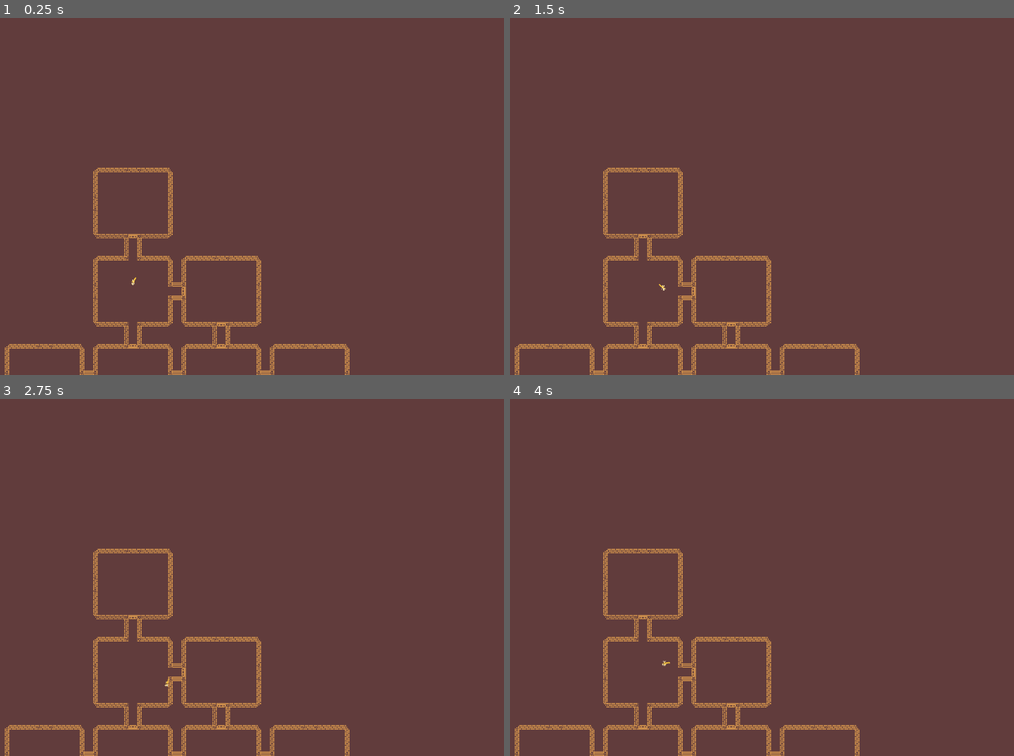
Above: before the commit, frames 1-4 (two rows, left to right).
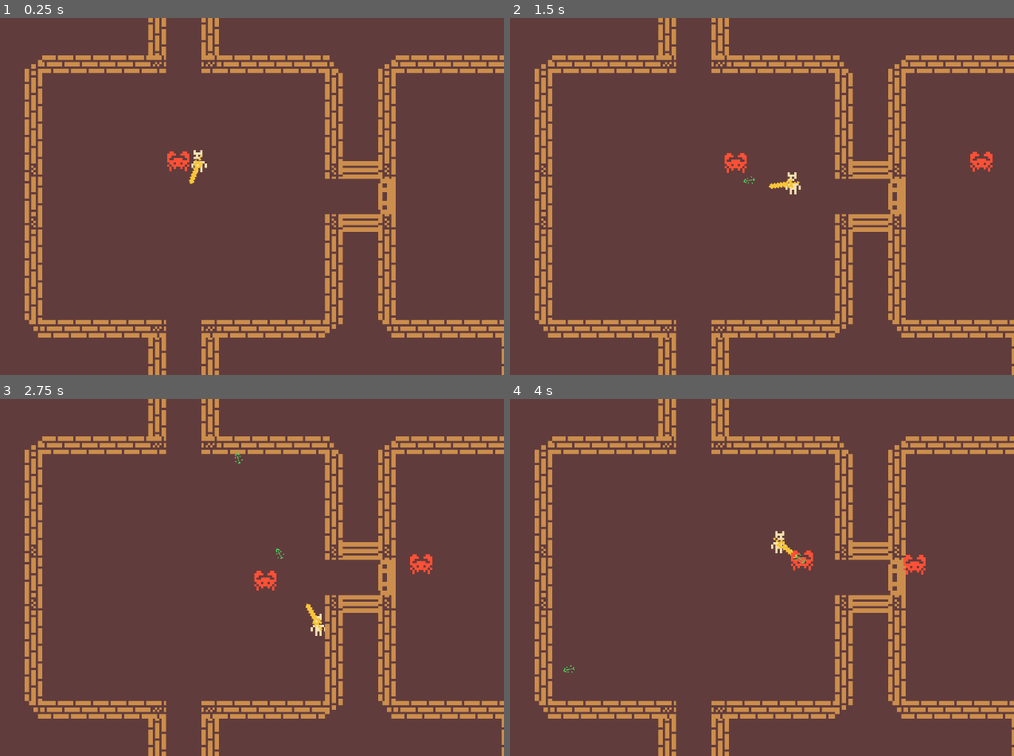
Above: after the commit, the same moments.

Repository: tojaku-classroom/godot-platforma-4
Game: Godot game, scene res://Scenes/Levels/level_1.tscn
Same seed, same stepped clock (60 frames per second), same inputs: the game is played once before the commit and once after it.
Inputs (mouse positions are in pixels of both pictures, inside the frame that each line leads up to):
- Up to frame 1 (0.25 s): no input
- Up to frame 2 (1.5 s): move the mouse to (837, 178) at 0.52 s; press the mouse at (837, 178) at 0.53 s; hold D (move_right) 0.53-1.28 s; move the mouse to (570, 214) at 1.27 s; release the mouse at (570, 214) at 1.28 s; hold S (move_down) from 1.28 s (still down); click (570, 214) at 1.35 s
- Up to frame 3 (2.75 s): move the mouse to (252, 498) at 2.02 s; release S (move_down) at 2.03 s; press the mouse at (252, 498) at 2.03 s; hold D (move_right) from 2.03 s (still down)
- Up to frame 4 (4 s): move the mouse to (666, 648) at 2.77 s; release D (move_right) at 2.78 s; release the mouse at (666, 648) at 2.78 s; hold W (move_up) 2.78-3.53 s; click (666, 648) at 2.85 s; move the mouse to (888, 631) at 3.52 s; press the mouse at (888, 631) at 3.53 s; hold A (move_left) from 3.53 s (still down)

The runs differ from the first frame. In frame 1, 15% of the frame differs, in the area x 0-100%, y 0-100%; in frame 2, 15%; in frame 3, 15%; in frame 4, 15%.

Commit message:
Enemy

Diff:
--- /dev/null
+++ b/roguelike/Scenes/Enemies/enemy.tscn
@@ -0,0 +1,19 @@
+[gd_scene load_steps=4 format=3 uid="uid://dfix0rs1o6ep8"]
+
+[ext_resource type="Script" uid="uid://dnon7afc7ye34" path="res://Scripts/enemy.gd" id="1_jcvw6"]
+[ext_resource type="Texture2D" uid="uid://dj67j1veyogdi" path="res://Sprites/Creatures.png" id="2_x1rqp"]
+
+[sub_resource type="RectangleShape2D" id="RectangleShape2D_cyadu"]
+size = Vector2(8, 6)
+
+[node name="Enemy" type="CharacterBody2D"]
+script = ExtResource("1_jcvw6")
+
+[node name="Sprite" type="Sprite2D" parent="."]
+texture = ExtResource("2_x1rqp")
+region_enabled = true
+region_rect = Rect2(20, 41, 10, 9)
+
+[node name="CollisionShape2D" type="CollisionShape2D" parent="."]
+position = Vector2(0, 1)
+shape = SubResource("RectangleShape2D_cyadu")
--- a/roguelike/Scenes/Levels/level_1.tscn
+++ b/roguelike/Scenes/Levels/level_1.tscn
@@ -1,7 +1,8 @@
-[gd_scene load_steps=3 format=3 uid="uid://blj4mhqv4nfl8"]
+[gd_scene load_steps=4 format=3 uid="uid://blj4mhqv4nfl8"]
 
 [ext_resource type="Script" uid="uid://nhcx1x18ritt" path="res://Scripts/room_generation.gd" id="1_4dpyx"]
 [ext_resource type="PackedScene" uid="uid://dp6xoa7mhhu5k" path="res://Scenes/player.tscn" id="1_tlcug"]
+[ext_resource type="Script" uid="uid://crabx1ub6c0s8" path="res://Scripts/camera_controller.gd" id="3_3mqfk"]
 
 [node name="Main" type="Node2D"]
 
@@ -14,3 +15,5 @@
 [node name="Camera2D" type="Camera2D" parent="."]
 position = Vector2(575, 308)
 offset = Vector2(1, 16)
+zoom = Vector2(4, 4)
+script = ExtResource("3_3mqfk")
--- /dev/null
+++ b/roguelike/Scenes/Projectiles/projectile.tscn
@@ -0,0 +1,31 @@
+[gd_scene load_steps=4 format=3 uid="uid://c6mersssgeev1"]
+
+[ext_resource type="Script" uid="uid://dfbfxsqswr6en" path="res://Scripts/projectile.gd" id="1_aihi3"]
+[ext_resource type="Texture2D" uid="uid://dq3boaqnrlhny" path="res://Sprites/Weapons.png" id="2_c3q3r"]
+
+[sub_resource type="CircleShape2D" id="CircleShape2D_iixi8"]
+radius = 2.0
+
+[node name="Projectile" type="Area2D"]
+script = ExtResource("1_aihi3")
+
+[node name="CollisionShape2D" type="CollisionShape2D" parent="."]
+position = Vector2(0, -1)
+rotation = -0.7853982
+scale = Vector2(0.49999997, 0.49999997)
+shape = SubResource("CircleShape2D_iixi8")
+
+[node name="Sprite" type="Sprite2D" parent="."]
+rotation = -0.7853982
+scale = Vector2(0.5, 0.5)
+texture = ExtResource("2_c3q3r")
+region_enabled = true
+region_rect = Rect2(111, 31, 8, 8)
+
+[node name="Timer" type="Timer" parent="."]
+wait_time = 3.0
+one_shot = true
+autostart = true
+
+[connection signal="body_entered" from="." to="." method="_on_body_entered"]
+[connection signal="timeout" from="Timer" to="." method="_on_timer_timeout"]
--- a/roguelike/Scenes/Rooms/room_template.tscn
+++ b/roguelike/Scenes/Rooms/room_template.tscn
@@ -1,9 +1,10 @@
-[gd_scene load_steps=12 format=4 uid="uid://ctnvk210kj2rc"]
+[gd_scene load_steps=13 format=4 uid="uid://ctnvk210kj2rc"]
 
 [ext_resource type="Script" uid="uid://cnnr1f50qal2w" path="res://Scripts/room.gd" id="1_11dti"]
 [ext_resource type="Texture2D" uid="uid://divmryxvl32mh" path="res://Sprites/Tiles.png" id="1_k60f5"]
 [ext_resource type="Script" uid="uid://orgx7qv3hy3p" path="res://Scripts/room_entrance.gd" id="2_sbyl2"]
 [ext_resource type="TileSet" uid="uid://dq15a70snukbx" path="res://room_tiles.tres" id="4_s3j8h"]
+[ext_resource type="PackedScene" uid="uid://dfix0rs1o6ep8" path="res://Scenes/Enemies/enemy.tscn" id="5_h1l6b"]
 
 [sub_resource type="TileSetAtlasSource" id="TileSetAtlasSource_3mqfk"]
 texture = ExtResource("1_k60f5")
@@ -477,3 +478,5 @@
 [node name="CollisionShape2D" type="CollisionShape2D" parent="Entrance_East/Barrier"]
 position = Vector2(0, -44)
 shape = SubResource("RectangleShape2D_xgxfi")
+
+[node name="Enemy" parent="." instance=ExtResource("5_h1l6b")]
--- a/roguelike/Scenes/player.tscn
+++ b/roguelike/Scenes/player.tscn
@@ -8,7 +8,7 @@
 radius = 3.0
 height = 10.0
 
-[node name="Player" type="CharacterBody2D"]
+[node name="Player" type="CharacterBody2D" groups=["Player"]]
 motion_mode = 1
 script = ExtResource("1_6t5aa")
 
--- /dev/null
+++ b/roguelike/Scripts/camera_controller.gd
@@ -0,0 +1,7 @@
+extends Camera2D
+
+func _ready() -> void:
+	GlobalSignals.OnPlayerEnterRoom.connect(_on_player_enter_room)
+
+func _on_player_enter_room(room: Room):
+	global_position = room.global_position
--- /dev/null
+++ b/roguelike/Scripts/enemy.gd
@@ -0,0 +1,45 @@
+extends CharacterBody2D
+
+@export var cur_hp: int = 4
+@export var max_hp: int = 4
+@export var move_speed: float = 20
+
+@export var attack_damage: int = 1
+@export var attack_range: float = 10
+@export var attack_rate: float = 0.5
+var last_attack_time: float
+
+@onready var sprite: Sprite2D = $Sprite
+
+var room: Room
+var is_active: bool = false
+var player: CharacterBody2D
+
+var player_direction: Vector2
+var player_distance: float
+
+
+func _ready() -> void:
+	player = get_tree().get_first_node_in_group("Player")
+
+func initialize (in_room: Room):
+	pass
+
+func _on_player_enter_room (player_room: Room):
+	pass
+
+func _physics_process(delta: float) -> void:
+	player_direction = global_position.direction_to(player.global_position)
+	player_distance = global_position.distance_to(player.global_position)
+	sprite.flip_h = player_direction.x < 0
+	velocity = player_direction * move_speed
+	move_and_slide()
+
+func _try_attack():
+	pass
+
+func take_damage(amount: int):
+	pass
+
+func die():
+	pass
--- /dev/null
+++ b/roguelike/Scripts/global_signals.gd
@@ -0,0 +1,3 @@
+extends Node
+
+signal OnPlayerEnterRoom(room: Room)
--- a/roguelike/Scripts/player.gd
+++ b/roguelike/Scripts/player.gd
@@ -1,10 +1,14 @@
 extends CharacterBody2D
 
 @export var move_speed: float = 50
+@export var shoot_rate: float = 0.4
 
 @onready var sprite: Sprite2D = $Sprite
 @onready var weapon_origin: Node2D = $Weapon
 @onready var muzzle: Node2D = $Weapon/Muzzle
+var projectile_scene: PackedScene = preload("res://Scenes/Projectiles/projectile.tscn")
+
+var last_shoot_time: float;
 
 func _physics_process(delta: float) -> void:
 	var move_input: Vector2 = Input.get_vector("move_left", "move_right", "move_up", "move_down")
@@ -16,3 +20,18 @@
 	var mouse_dir: Vector2 = (mouse_pos - global_position).normalized()
 	weapon_origin.rotation_degrees = rad_to_deg(mouse_dir.angle()) + 90
 	sprite.flip_h = mouse_dir.x < 0
+
+	if Input.is_action_pressed("attack"):
+		if Time.get_unix_time_from_system() - last_shoot_time > shoot_rate:
+			_shoot()
+
+func _shoot():
+	last_shoot_time = Time.get_unix_time_from_system()
+	var proj = projectile_scene.instantiate()
+	get_tree().root.add_child(proj)
+	proj.global_position = muzzle.global_position
+	proj.rotation = weapon_origin.rotation
+	proj.owner_character = self
+
+func take_damage(amount: int):
+	pass
--- /dev/null
+++ b/roguelike/Scripts/projectile.gd
@@ -0,0 +1,19 @@
+extends Area2D
+
+@export var base_speed: float = 100
+var owner_character: CharacterBody2D
+
+func _process(delta: float) -> void:
+	translate(-transform.y * base_speed * delta)
+
+func _on_body_entered(body: Node2D) -> void:
+	if body == owner_character:
+		return
+
+	if body.has_method("take_damage"):
+		body.take_damage(1)
+
+	queue_free()
+
+func _on_timer_timeout() -> void:
+	queue_free()
--- a/roguelike/Scripts/room.gd
+++ b/roguelike/Scripts/room.gd
@@ -46,6 +46,8 @@
 	if first_room:
 		player.global_position = global_position
 
+	GlobalSignals.OnPlayerEnterRoom.emit(self)
+
 	if enemies_in_room > 0 and not doors_always_open:
 		close_doors()
 	else:
@@ -56,13 +58,13 @@
 	pass
 
 func open_doors():
-	entrance_north.open_door()
-	entrance_south.open_door()
-	entrance_east.open_door()
-	entrance_west.open_door()
+	entrance_north.open_door.call_deferred()
+	entrance_south.open_door.call_deferred()
+	entrance_east.open_door.call_deferred()
+	entrance_west.open_door.call_deferred()
 
 func close_doors():
-	entrance_north.close_door()
-	entrance_south.close_door()
-	entrance_east.close_door()
-	entrance_west.close_door()
+	entrance_north.close_door.call_deferred()
+	entrance_south.close_door.call_deferred()
+	entrance_east.close_door.call_deferred()
+	entrance_west.close_door.call_deferred()
--- a/roguelike/Scripts/room_entrance.gd
+++ b/roguelike/Scripts/room_entrance.gd
@@ -39,7 +39,8 @@
 	door_shut_collider.disabled = false
 
 func _on_body_entered_exit_trigger(body):
-	pass
+	if body.is_in_group("Player"):
+		neighbor.player_enter(_get_neighbor_entry_direction(), body)
 
 func _get_neighbor_entry_direction() -> Room.Direction:
 	if direction == Room.Direction.NORTH:
--- a/roguelike/Scripts/room_generation.gd
+++ b/roguelike/Scripts/room_generation.gd
@@ -107,8 +107,7 @@
 func get_room_from_map(x: int, y: int) -> Room:
 	for room in rooms:
 		var pos = _get_map_index(room)
-		if pos.x != x and pos.y != y:
+		if pos.x != x or pos.y != y:
 			continue
-
 		return room
 	return null
--- a/roguelike/project.godot
+++ b/roguelike/project.godot
@@ -14,6 +14,10 @@
 run/main_scene="uid://blj4mhqv4nfl8"
 config/features=PackedStringArray("4.5", "Forward Plus")
 config/icon="res://icon.svg"
+
+[autoload]
+
+GlobalSignals="*res://Scripts/global_signals.gd"
 
 [input]
 
Not shown, added: roguelike/Scripts/camera_controller.gd.uid
Not shown, added: roguelike/Scripts/enemy.gd.uid
Not shown, added: roguelike/Scripts/global_signals.gd.uid
Not shown, added: roguelike/Scripts/projectile.gd.uid
